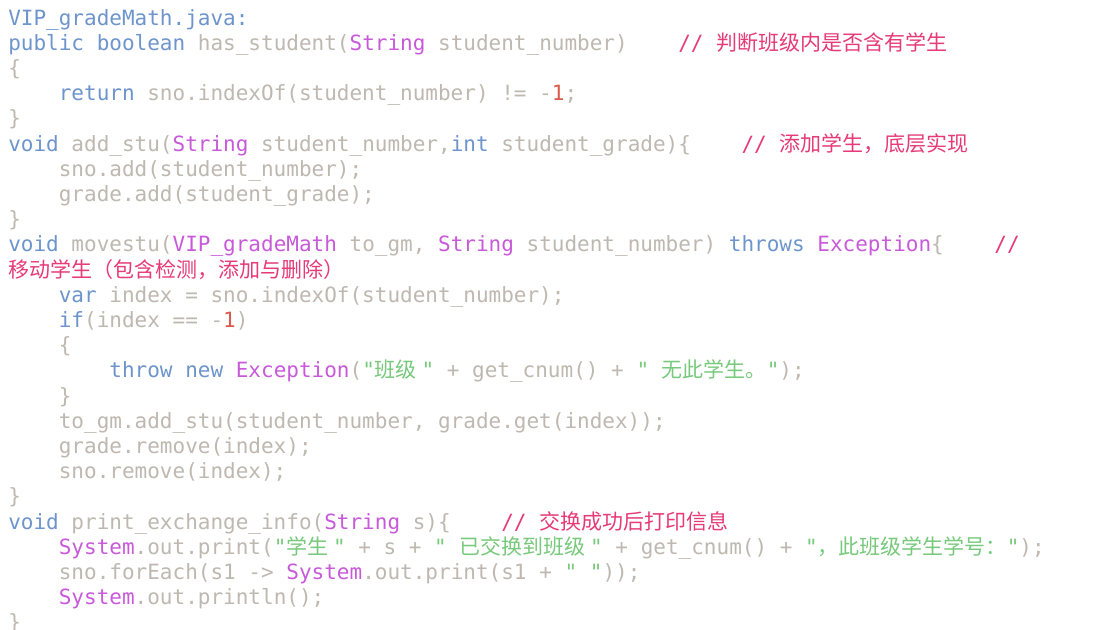
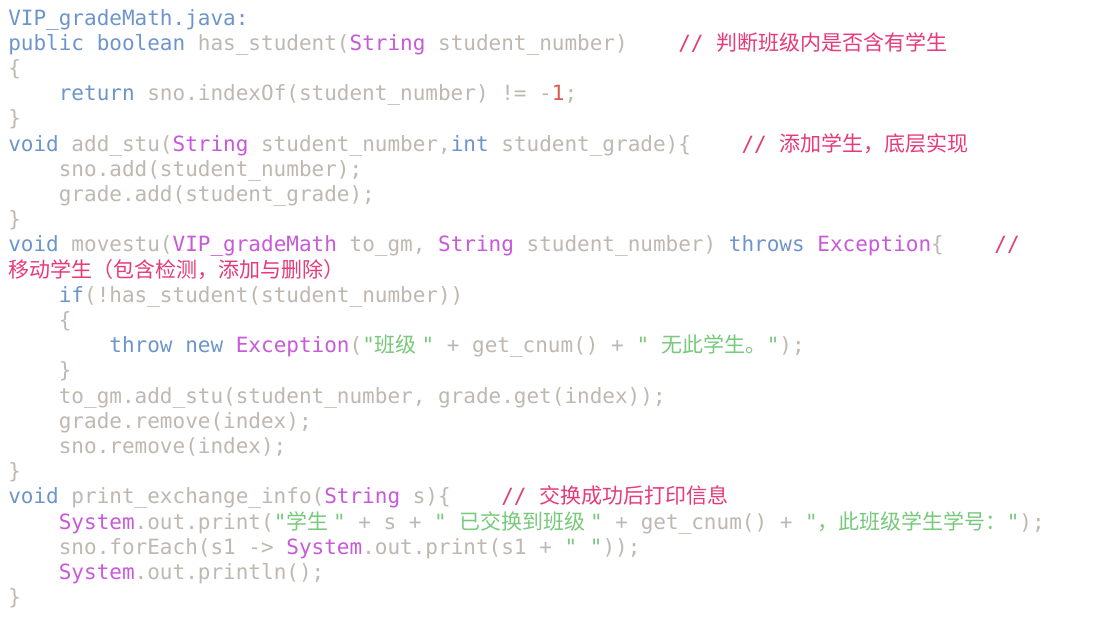
Before and after one commit to lxl66566/my-college-files, a slide deck: slide 5 of 信息科学与工程学院/java/java2.pptx. Drawn at 1120x630 pixels with LibreOffice and Linux fonts; fonts in the diff are those of the drawing. Boxes give left, top, right and bottom in pixels: in the first picture for what was removed or moved away, otherwise in the second. Text is boxed around its words. In the diff, an @@ line names an element or a change of style, - is before the commit and + after.

```diff
--- a/信息科学与工程学院/java/java2.pptx
+++ b/信息科学与工程学院/java/java2.pptx
@@ text at box(59, 286, 464, 307): text changed @@
-var index = sno.indexOf(student_number);
-if(index == -1)
+if(!has_student(student_number))
```
Also in this commit, not shown: 1 other slide changed, 2 other files.
